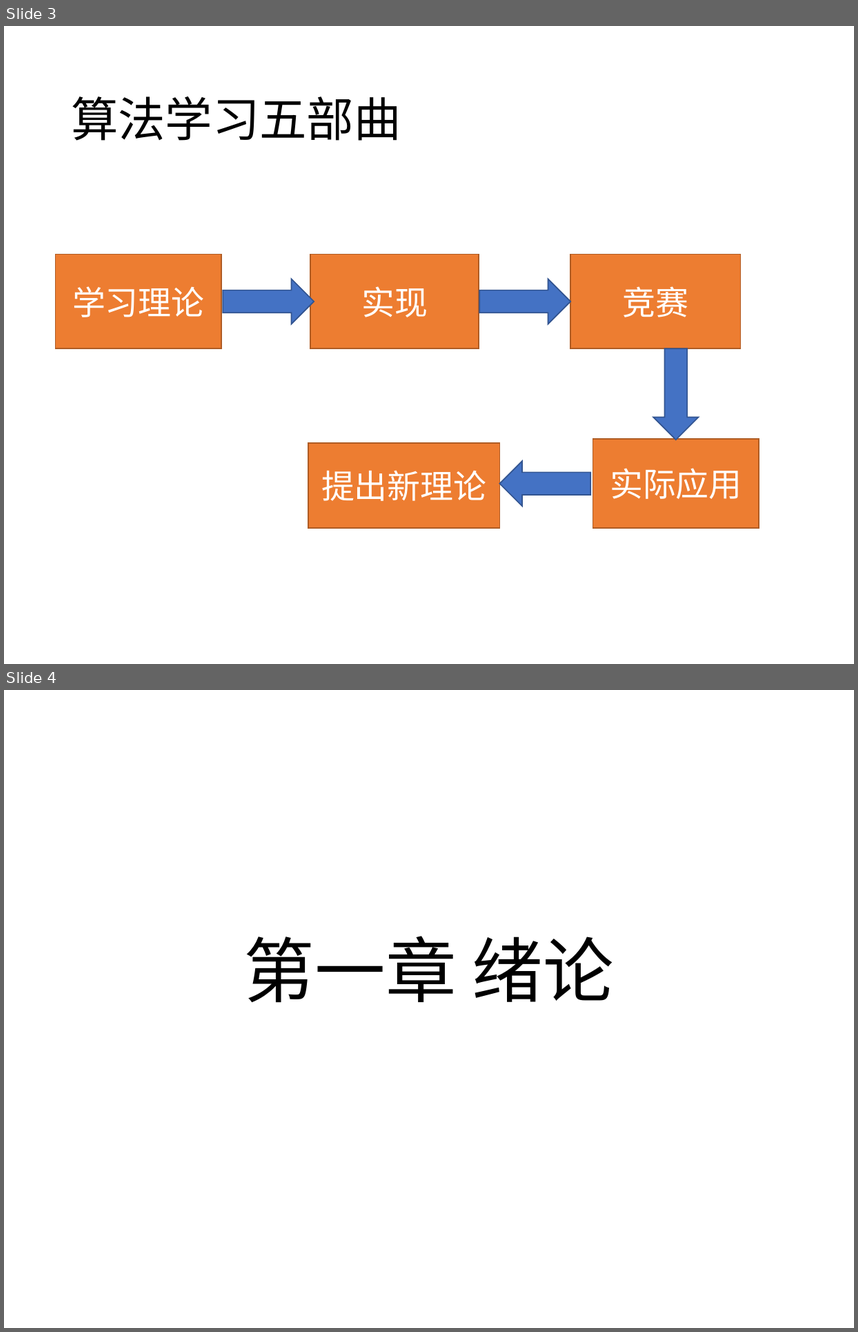
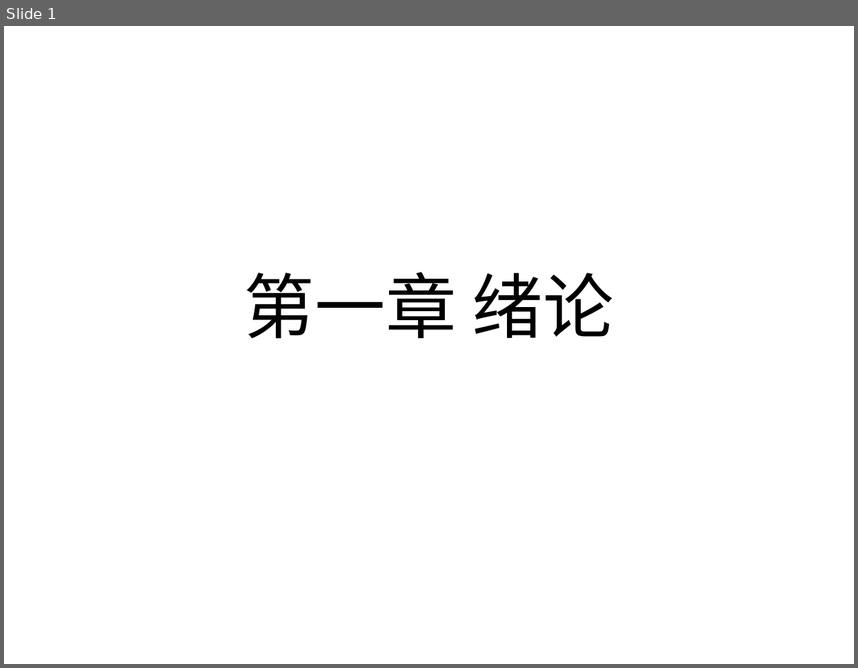
Before and after one commit to edu2act/course-cluster, a slide deck: ch1/第一章 绪论.pptx. Shown one above the other, each under a label of ours: slides 3 and 4 before the commit, slide 1 after it. The pictures are 858x1332 and 858x668 pixels, drawn with LibreOffice and Linux fonts; fonts in the diff are those of the drawing. Boxes give left, top, right and bottom in pixels: in the first picture for what was removed or moved away, otherwise in the second. Text is boxed around its words. In the diff, an @@ line names an element or a change of style, - is before the commit and + after.

```diff
--- a/ch1/第一章 绪论.pptx
+++ b/ch1/第一章 绪论.pptx
@@ slide 3 removed at [4, 26, 854, 664], background #FFFFFF @@
@@ title removed at [71, 96, 401, 141] @@
-算法学习五部曲
@@ rectangle removed at [55, 254, 221, 348] @@
-学习理论
@@ rectangle removed at [310, 254, 478, 348] @@
-实现
@@ rectangle removed at [571, 254, 741, 348] @@
-竞赛
@@ down arrow removed at [223, 279, 314, 323] @@
@@ down arrow removed at [480, 279, 571, 323] @@
@@ down arrow removed at [653, 348, 699, 439] @@
@@ rectangle removed at [593, 439, 759, 528] @@
-实际应用
@@ rectangle removed at [308, 443, 499, 528] @@
-提出新理论
@@ left arrow removed at [499, 461, 590, 506] @@
@@ what was slide 4 is now slide 1 @@
```
Also in this commit, not shown: 1 slide changed, 2 other slides removed, 1 other file.
